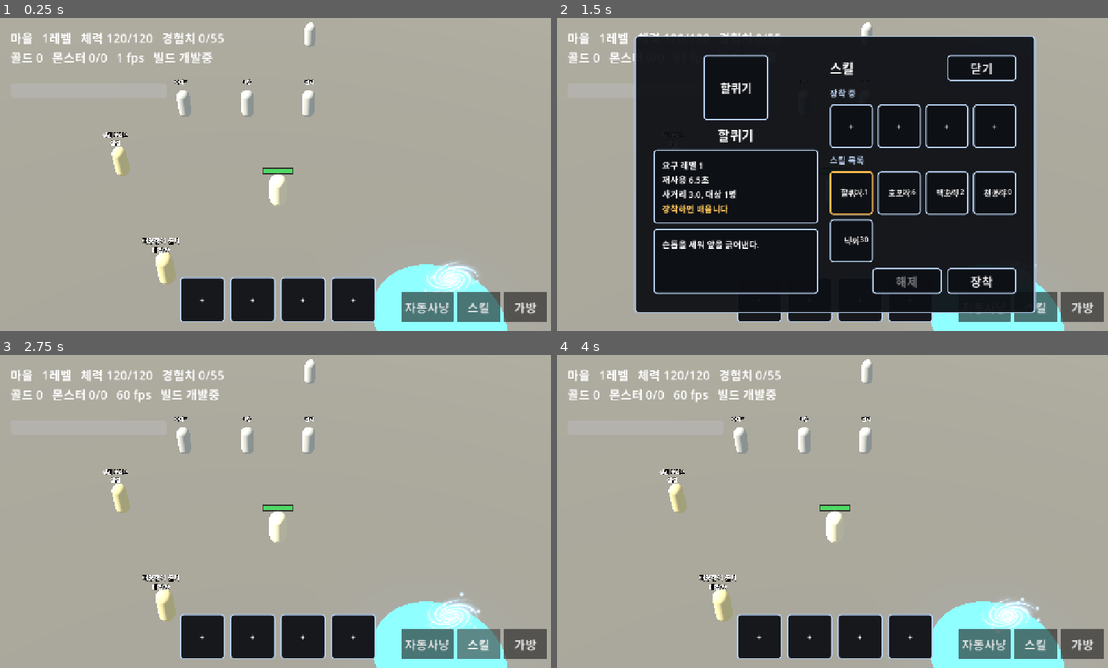
Above: before the commit, frames 1-4 (two rows, left to right).
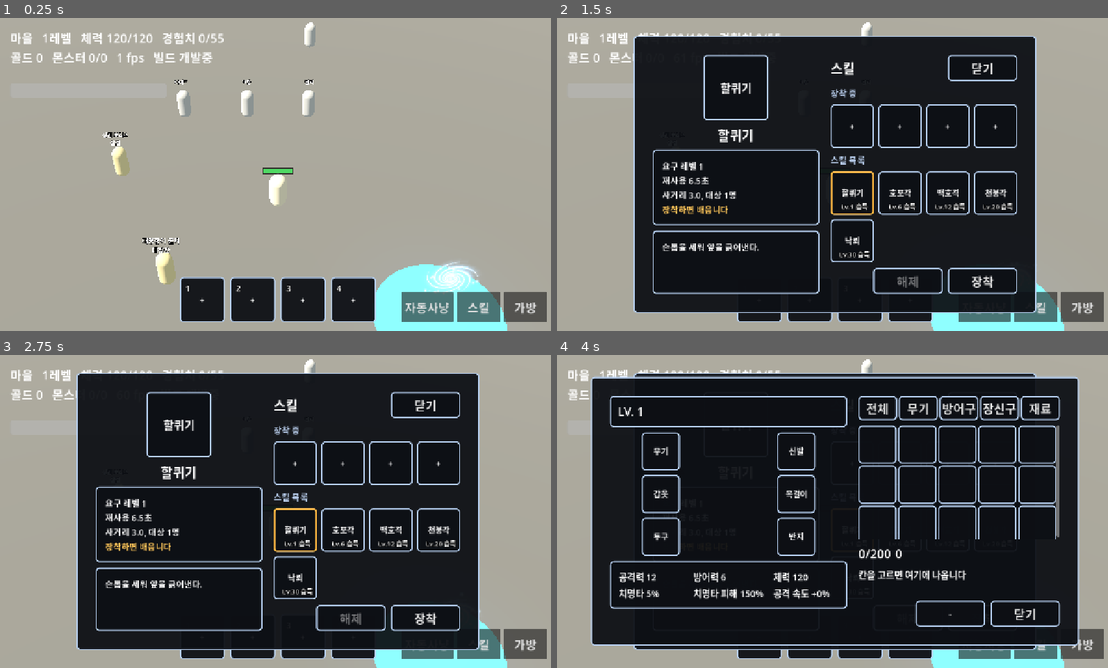
Above: after the commit, the same moments.

Repository: gogoalswo/MMORPG
Game: Godot game, scene res://main.tscn
The game is run twice, just before and just after one commit, with the same random seed, the same clock (stepped at 60 frames per second) and the same inputs.
Inputs (mouse positions are in pixels of both pictures, inside the frame that each line leads up to):
- Up to frame 1 (0.25 s): no input
- Up to frame 2 (1.5 s): click (760, 299) at 0.52 s; click "자동사냥" at 1.25 s
- Up to frame 3 (2.75 s): click "스킬" at 2 s
- Up to frame 4 (4 s): click "가방" at 2.75 s; click "닫기" at 3.5 s

The runs differ from the first frame. In frame 1, less than 0.1% of the frame differs, in the area x 33-62%, y 85-88%; in frame 2, 5.1%; in frame 3, 61%; in frame 4, 75%, in the area x 6-95%, y 5-95%.

Commit message:
스킬창 상자 글자 삐짐을 고치고 퀵슬롯에 단축키·쿨타임 연출을 넣는다
- 능력·설명 상자: ui_subpanel 은 가운데 얇은 판 + 빛번짐이라 늘이면 판이 글자보다
  작게 그려졌다. 테가 가장자리에 붙은 ui_slot 으로 바꾼다
- 목록 칸: 장착 번호를 지우고, 안 배운 것만 가운데 아래 "Lv.N 습득"
- 퀵슬롯: 왼쪽 위 단축키 번호 1~4, 키보드 1~4 로 시전
- 쿨타임: 밝은 쪽이 시계 방향으로 넓어지고 경계에 빛 바늘이 돈다. 끝나면 번쩍 튄다

Co-Authored-By: Claude Opus 5 <noreply@anthropic.com>

Diff:
--- a/godot/game/game.gd
+++ b/godot/game/game.gd
@@ -90,6 +90,8 @@
 var _npc_items: Array = []
 ## 액션바 4칸. 눌리면 그 스킬을 쓴다
 var _bar_buttons: Array = []
+## 칸마다 지난 프레임에 쿨타임이 돌고 있었나 — 끝나는 순간을 잡아 번쩍인다
+var _bar_cooling: Array = []
 ## 자동 사냥 토글. 글자와 색은 **서버가 준 me.auto** 로만 정한다 —
 ## 눌린 것으로 지레 바꾸면 판정이 거절했을 때 화면만 켜진 채로 남는다
 var _auto_button: Button
@@ -806,8 +808,10 @@
 	_bar_buttons.clear()
 	for slot in int(GameData.combat().get("skillBarSize", 4)):
 		var cell := _make_skill_cell(QUICK_CELL, "ui_skill_slot", _on_bar_pressed.bind(slot))
+		cell.find_child("key", true, false).text = str(slot + 1)
 		dock.add_child(cell)
 		_bar_buttons.append(cell)
+		_bar_cooling.append(false)
 	dock.set_anchors_and_offsets_preset(Control.PRESET_CENTER_BOTTOM, Control.PRESET_MODE_MINSIZE, 20)
 	dock.grow_horizontal = Control.GROW_DIRECTION_BOTH
 	dock.grow_vertical = Control.GROW_DIRECTION_BEGIN
@@ -879,17 +883,25 @@
 	text.mouse_filter = Control.MOUSE_FILTER_IGNORE
 	inset.add_child(text)
 
-	# 쿨타임 — 남은 만큼 어둡게, 시계 방향으로 걷힌다
+	# 쿨타임 — 남은 만큼 어둡다. 12시에서 **시계 방향으로 밝은 쪽이 넓어진다**
+	# (어둠을 반시계로 채워야 경계가 시계 방향으로 돈다)
 	var cool := TextureProgressBar.new()
 	cool.name = "cool"
-	cool.fill_mode = TextureProgressBar.FILL_CLOCKWISE
+	cool.fill_mode = TextureProgressBar.FILL_COUNTER_CLOCKWISE
 	cool.texture_progress = _white(size - SKILL_INSET * 2)
-	cool.tint_progress = Color(0, 0, 0, 0.62)
+	cool.tint_progress = Color(0, 0, 0, 0.68)
 	cool.max_value = 1.0
 	cool.step = 0.0
 	cool.visible = false
 	cool.mouse_filter = Control.MOUSE_FILTER_IGNORE
 	inset.add_child(cool)
+
+	# 어둠과 밝은 쪽의 경계에서 도는 빛 바늘
+	var edge := CoolEdge.new()
+	edge.name = "edge"
+	edge.visible = false
+	edge.mouse_filter = Control.MOUSE_FILTER_IGNORE
+	inset.add_child(edge)
 
 	var secs := Label.new()
 	secs.name = "secs"
@@ -901,19 +913,44 @@
 	secs.mouse_filter = Control.MOUSE_FILTER_IGNORE
 	inset.add_child(secs)
 
+	# 다 쓰고 돌아왔을 때 번쩍 — 쿨타임이 끝난 것을 눈으로 알린다 (_flash_ready)
+	var flash := ColorRect.new()
+	flash.name = "flash"
+	flash.color = Color(1.0, 0.95, 0.8, 0.0)
+	flash.mouse_filter = Control.MOUSE_FILTER_IGNORE
+	inset.add_child(flash)
+
+	# 가운데 아래 — 목록 칸의 "Lv.N 습득"
 	var badge := Label.new()
 	badge.name = "badge"
-	badge.horizontal_alignment = HORIZONTAL_ALIGNMENT_RIGHT
+	badge.horizontal_alignment = HORIZONTAL_ALIGNMENT_CENTER
 	badge.vertical_alignment = VERTICAL_ALIGNMENT_BOTTOM
-	badge.add_theme_font_size_override("font_size", 17)
+	badge.add_theme_font_size_override("font_size", 15)
 	badge.add_theme_constant_override("outline_size", 5)
 	badge.add_theme_color_override("font_outline_color", Color.BLACK)
 	badge.mouse_filter = Control.MOUSE_FILTER_IGNORE
+	# 왼쪽 위 — 퀵슬롯 단축키 번호
+	var key := Label.new()
+	key.name = "key"
+	key.horizontal_alignment = HORIZONTAL_ALIGNMENT_LEFT
+	key.vertical_alignment = VERTICAL_ALIGNMENT_TOP
+	key.add_theme_font_size_override("font_size", 20)
+	key.add_theme_constant_override("outline_size", 6)
+	key.add_theme_color_override("font_outline_color", Color.BLACK)
+	key.mouse_filter = Control.MOUSE_FILTER_IGNORE
 	var badge_pad := MarginContainer.new()
 	badge_pad.mouse_filter = Control.MOUSE_FILTER_IGNORE
-	badge_pad.add_theme_constant_override("margin_right", SKILL_INSET)
-	badge_pad.add_theme_constant_override("margin_bottom", SKILL_INSET - 4)
-	badge_pad.add_child(badge)
+	badge_pad.add_theme_constant_override("margin_left", SKILL_INSET + 2)
+	badge_pad.add_theme_constant_override("margin_right", 4)
+	badge_pad.add_theme_constant_override("margin_top", SKILL_INSET)
+	badge_pad.add_theme_constant_override("margin_bottom", SKILL_INSET - 3)
+	var badge_layer := Control.new()
+	badge_layer.mouse_filter = Control.MOUSE_FILTER_IGNORE
+	badge_pad.add_child(badge_layer)
+	badge.set_anchors_preset(Control.PRESET_FULL_RECT)
+	key.set_anchors_preset(Control.PRESET_FULL_RECT)
+	badge_layer.add_child(badge)
+	badge_layer.add_child(key)
 	cell.add_child(badge_pad)
 
 	var pick := Panel.new()
@@ -951,6 +988,24 @@
 	return flat
 
 
+## 쿨타임 경계의 빛 바늘. 가운데에서 칸 끝까지 긋고, 끝에 작은 불씨를 단다.
+## `ratio` 는 남은 몫(1 → 0) — 어둠이 12시에서 반시계로 그만큼 덮고 있으므로
+## 바늘은 12시에서 반시계로 ratio 바퀴 돈 자리다. 줄어들수록 시계 방향으로 12시에 다가간다
+class CoolEdge extends Control:
+	var ratio := 0.0
+
+	func _draw() -> void:
+		var half := size / 2.0
+		var angle := -PI / 2.0 - ratio * TAU
+		var dir := Vector2(cos(angle), sin(angle))
+		# 네모 칸 끝까지 닿는 길이
+		var reach := minf(half.x / maxf(absf(dir.x), 0.001), half.y / maxf(absf(dir.y), 0.001))
+		var tip := half + dir * reach
+		draw_line(half, tip, Color(0.55, 0.85, 1.0, 0.28), 7.0, true)
+		draw_line(half, tip, Color(0.9, 0.97, 1.0, 0.95), 2.0, true)
+		draw_circle(tip, 4.0, Color(1.0, 1.0, 1.0, 0.9))
+
+
 ## 쿨타임 어둠에 쓰는 흰 판. 둥근 채우기는 늘이면 안 그려지므로 칸 크기 그대로 만든다
 func _white(size: int) -> Texture2D:
 	var image := Image.create(size, size, false, Image.FORMAT_RGBA8)
@@ -1089,10 +1144,15 @@
 	buttons.add_child(_skill_equip)
 
 
-## 테두리 상자(ui_subpanel) 안에 세로 줄을 하나 만들어 돌려준다
+## 테두리 상자 안에 세로 줄을 하나 만들어 돌려준다.
+##
+## **`ui_subpanel` 을 쓰지 않는다.** ★ 그 그림은 가운데에 얇은 판이 있고 둘레가 넓은
+## 빛번짐이라, 9조각으로 늘이면 판은 글자보다 작게, 빛번짐만 상자 크기로 그려진다 —
+## 능력·설명 글자가 상자 밖으로 삐져나와 보였다 (2026-09-19). 테가 그림 가장자리에
+## 붙어 있는 `ui_slot` 은 어떤 크기로 늘여도 테가 상자 끝에 온다
 func _sub_box(parent: Node, fill: bool) -> VBoxContainer:
 	var box := PanelContainer.new()
-	box.add_theme_stylebox_override("panel", _frame_box("ui_subpanel", 24, 8))
+	box.add_theme_stylebox_override("panel", _frame_box("ui_slot", 26, 10))
 	if fill:
 		box.size_flags_vertical = Control.SIZE_EXPAND_FILL
 	parent.add_child(box)
@@ -1153,8 +1213,9 @@
 		var cell: PanelContainer = _skill_cells[index]
 		var skill: Dictionary = Skills.all().get(id, {})
 		_fill_skill_cell(cell, id, "")
+		# 안 배운 것만 "Lv.N 습득". 배웠으면 지운다. 장착 번호는 적지 않는다 — 번호는 퀵슬롯에 있다
 		var badge: Label = cell.find_child("badge", true, false)
-		badge.text = "%d번" % (bar.find(id) + 1) if id in bar else "Lv.%d" % int(skill.get("reqLevel", 1))
+		badge.text = "" if id in learned else "Lv.%d 습득" % int(skill.get("reqLevel", 1))
 		# 아직 배울 수 없는 것은 흐리게
 		var open: bool = id in learned or Skills.can_learn(skill, job, level)
 		cell.modulate = Color.WHITE if open else Color(0.5, 0.5, 0.5)
@@ -1582,6 +1643,13 @@
 
 
 func _unhandled_input(event: InputEvent) -> void:
+	# 퀵슬롯 단축키 1~4. 칸 왼쪽 위에 적힌 번호와 같다
+	if event is InputEventKey and event.pressed and not event.echo:
+		var slot: int = event.keycode - KEY_1
+		if slot >= 0 and slot < _bar_buttons.size():
+			_on_bar_pressed(slot)
+			get_viewport().set_input_as_handled()
+			return
 	# 터치는 기본 설정이 마우스로 바꿔 주므로 이 한 줄이 폰도 덮는다
 	if event is InputEventMouseButton and event.pressed and event.button_index == MOUSE_BUTTON_LEFT:
 		# 죽어 있으면 어딜 눌러도 부활 요청이다
@@ -2029,13 +2097,33 @@
 		var cool: TextureProgressBar = cell.find_child("cool", true, false)
 		var secs: Label = cell.find_child("secs", true, false)
 		var left := int(ready_at.get(id, 0)) - now if id != "" else 0
-		cool.visible = left > 0
-		if left > 0:
+		var cooling := left > 0
+		cool.visible = cooling
+		var edge: CoolEdge = cell.find_child("edge", true, false)
+		edge.visible = cooling
+		if cooling:
 			var total := maxf(float(Skills.all().get(id, {}).get("cooldown", 0)), float(left))
 			cool.value = left / total
-			secs.text = str(ceili(left / 1000.0))
+			edge.ratio = cool.value
+			edge.queue_redraw()
+			# 1초 아래로는 소수 한 자리 — 막 돌아오는 순간이 보인다
+			secs.text = "%.1f" % (left / 1000.0) if left < 1000 else str(ceili(left / 1000.0))
 		else:
 			secs.text = ""
+		if _bar_cooling[slot] and not cooling:
+			_flash_ready(cell)
+		_bar_cooling[slot] = cooling
+
+
+## 쿨타임이 끝났다 — 칸이 번쩍이며 살짝 튀었다 가라앉는다
+func _flash_ready(cell: PanelContainer) -> void:
+	var flash: ColorRect = cell.find_child("flash", true, false)
+	cell.pivot_offset = cell.size / 2.0
+	var tween := cell.create_tween().set_parallel()
+	flash.color.a = 0.75
+	tween.tween_property(flash, "color:a", 0.0, 0.35).set_ease(Tween.EASE_OUT)
+	cell.scale = Vector2.ONE * 1.12
+	tween.tween_property(cell, "scale", Vector2.ONE, 0.25).set_trans(Tween.TRANS_BACK).set_ease(Tween.EASE_OUT)
 
 
 ## 자동 사냥 버튼 글자와 사냥 자리 표시. **상태는 스냅샷(me.auto)만 보고 그린다** —
--- a/godot/tests/ui_test.gd
+++ b/godot/tests/ui_test.gd
@@ -443,8 +443,17 @@
 	game._refresh_bar(me)
 	if not quick[0].find_child("cool", true, false).visible or quick[0].find_child("secs", true, false).text != "3":
 		_fail("쿨타임 3초가 퀵슬롯에 안 나온다")
+	if not quick[0].find_child("edge", true, false).visible:
+		_fail("쿨타임이 도는데 경계 바늘이 없다")
 	me.skill_ready_at[used] = 0
 	game._refresh_bar(me)
+	# 끝나는 순간 번쩍인다
+	if quick[0].find_child("flash", true, false).color.a <= 0.0:
+		_fail("쿨타임이 끝났는데 칸이 안 번쩍인다")
+	# 단축키 번호가 왼쪽 위에 1~4
+	for slot in quick.size():
+		if quick[slot].find_child("key", true, false).text != str(slot + 1):
+			_fail("%d번 퀵슬롯에 단축키 번호가 없다" % (slot + 1))
 
 	# 빈 칸을 누르면 창이 열린다
 	game._toggle_skills()
@@ -480,6 +489,12 @@
 		_fail("고른 스킬(%s)이 설명에 안 나온다: '%s'" % [last_id, game._skill_name.text])
 	if not game._skill_cells[ids.size() - 1].get_node("pick").visible:
 		_fail("고른 칸에 테두리가 안 뜬다")
+	# 배운 것은 레벨 글자를 지우고, 안 배운 것은 "Lv.N 습득"
+	for index in ids.size():
+		var badge: String = game._skill_cells[index].find_child("badge", true, false).text
+		var want := "" if str(ids[index]) in me.skills else "Lv.%d 습득" % int(Skills.all()[str(ids[index])].reqLevel)
+		if badge != want:
+			_fail("%s 칸 글자가 '%s' 여야 하는데 '%s'" % [ids[index], want, badge])
 
 	# 해제 → 빈 칸에 장착 → 가득 찼으면 바꿀 칸을 골라 끼운다
 	var bar: Array = me.skill_bar
@@ -510,7 +525,7 @@
 	# 새 문구 글자가 폰트에 있나 (부분집합이라 빠질 수 있다)
 	var font: Font = load(FONT)
 	var missing := ""
-	for ch in "장착 해제 취소 스킬 목록 바꿀 칸을 누르세요 요구 레벨 재사용 사거리 주위 대상 배움 번":
+	for ch in "장착 해제 취소 스킬 목록 바꿀 칸을 누르세요 요구 레벨 재사용 사거리 주위 대상 배움 습득":
 		if ch != " " and not font.has_char(ch.unicode_at(0)):
 			missing += ch
 	if missing != "":
Not shown, changed: docs/features/skills.md
